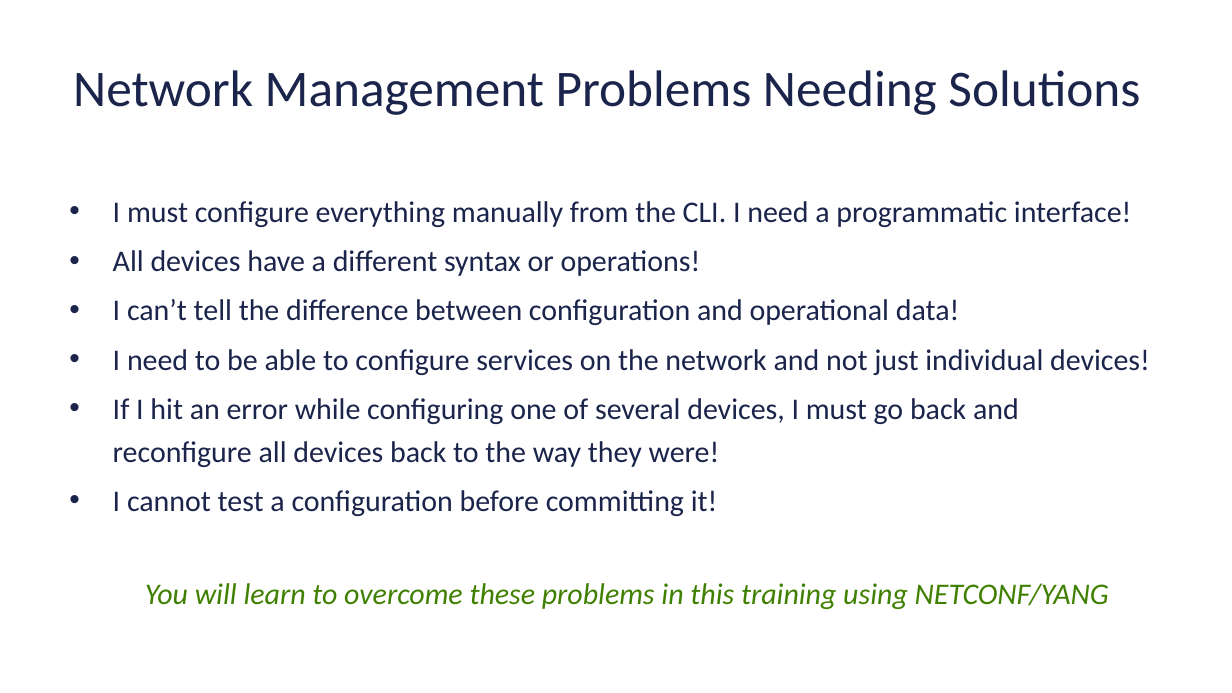
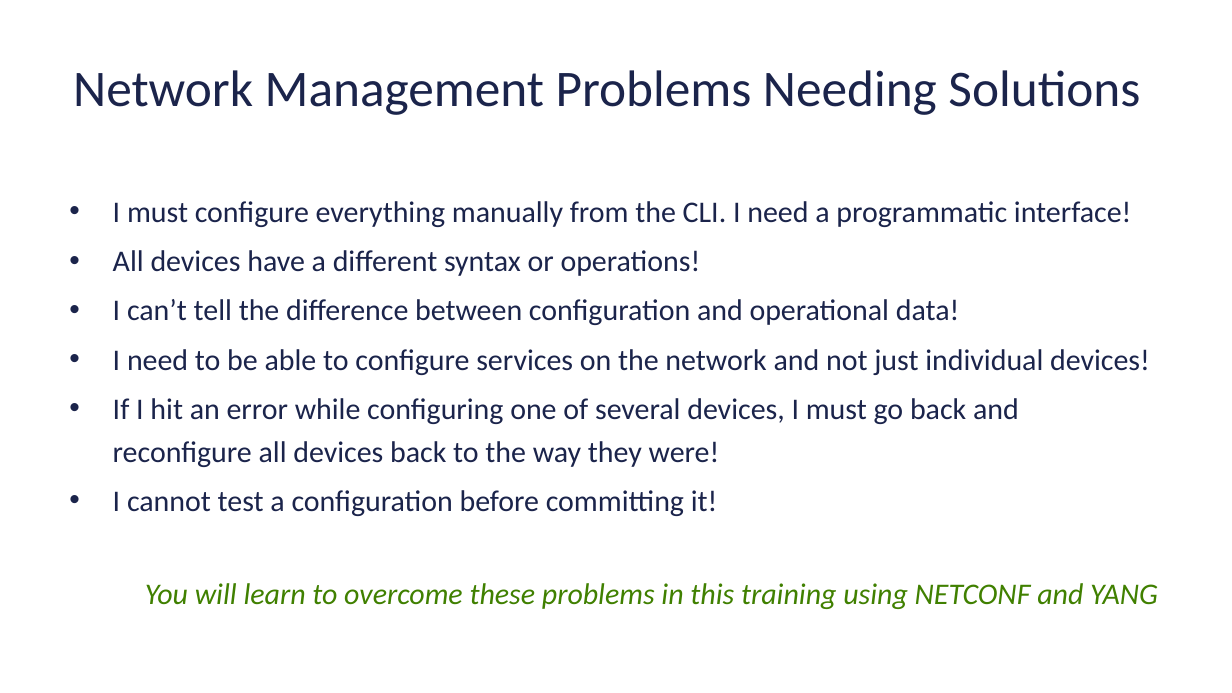
Before and after one commit to cmoberg/netconf-yang-training, a slide deck: slide 4 of slides/module-1-overview.pptx. Drawn at 1232x693 pixels with LibreOffice and Linux fonts; fonts in the diff are those of the drawing. Boxes give left, top, right and bottom in pixels: in the first picture for what was removed or moved away, otherwise in the second. Text is boxed around its words. In the diff, an @@ line names an element or a change of style, - is before the commit and + after.

Commit message:
Start of overhaul. Removing generated files and adding initial yang-library example

```diff
--- a/slides/module-1-overview.pptx
+++ b/slides/module-1-overview.pptx
@@ text at (145,583,1158,609): text changed @@
-You will learn to overcome these problems in this training using NETCONF/YANG
+You will learn to overcome these problems in this training using NETCONF and YANG
```
Also in this commit, not shown: 2 other slides changed, 23 other files.
